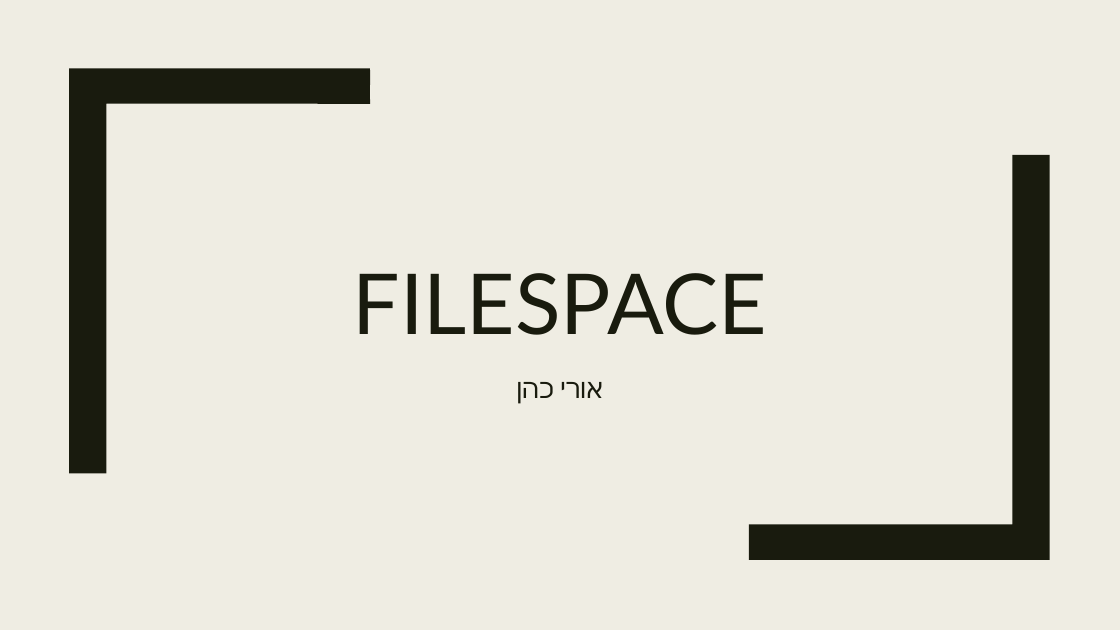
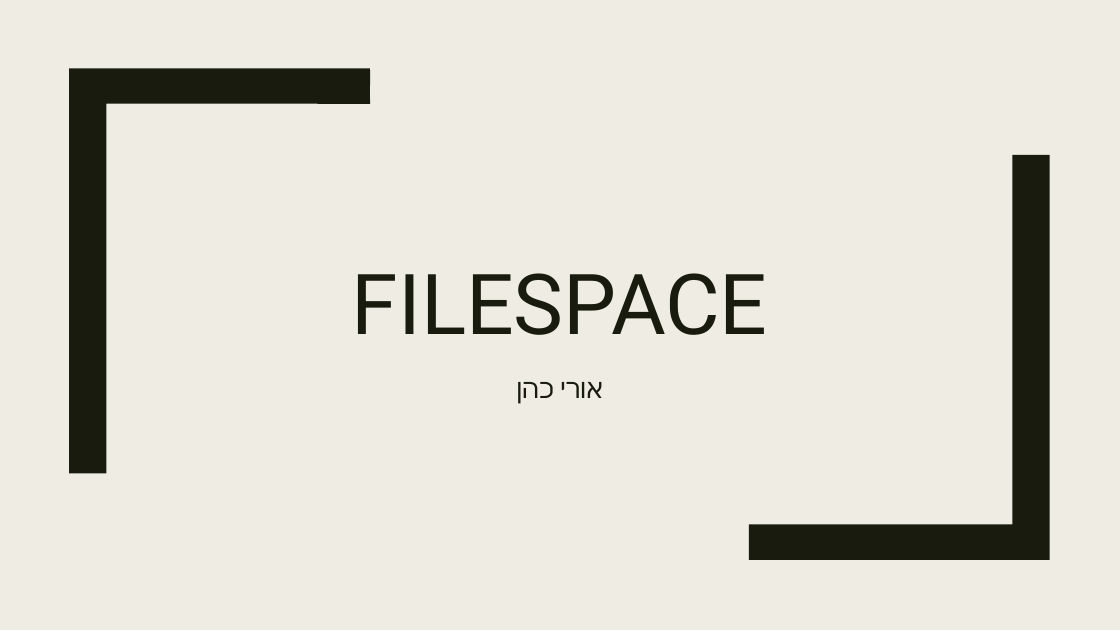
Before and after one commit to Orico83/FileSpace, a slide deck: slide 1 of מצגת פרויקט.pptx. Drawn at 1120x630 pixels with LibreOffice and Linux fonts; fonts in the diff are those of the drawing. Boxes give left, top, right and bottom in pixels: in the first picture for what was removed or moved away, otherwise in the second. Text is boxed around its words. In the diff, an @@ line names an element or a change of style, - is before the commit and + after.

```diff
--- a/מצגת פרויקט.pptx
+++ b/מצגת פרויקט.pptx
@@ title "FILESPACE" at (x1=352, y1=273, x2=768, y2=335): font Lato to Roboto @@
```
Also in this commit, not shown: 2 other slides changed, 6 slides added, 1 slide removed, 7 other files.
